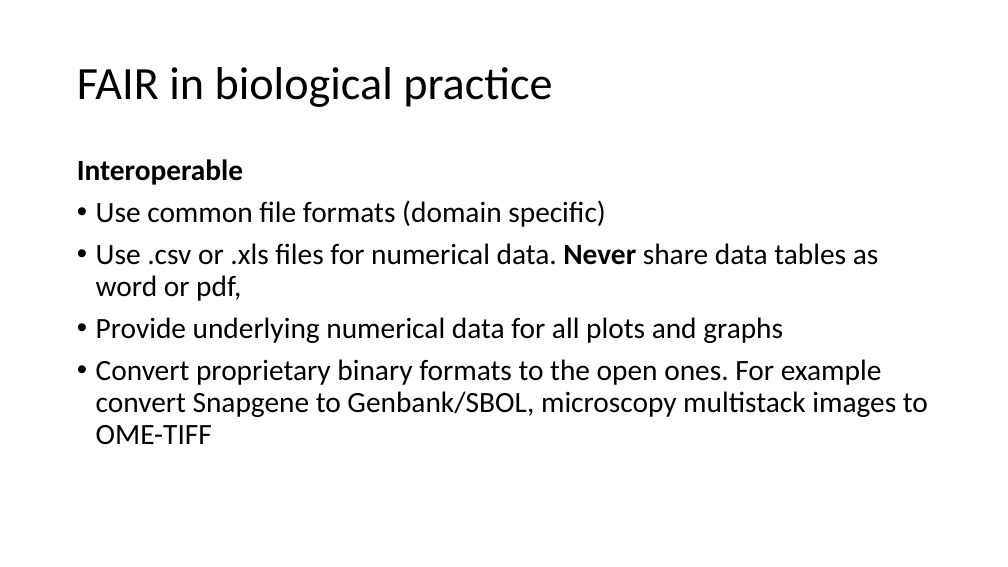
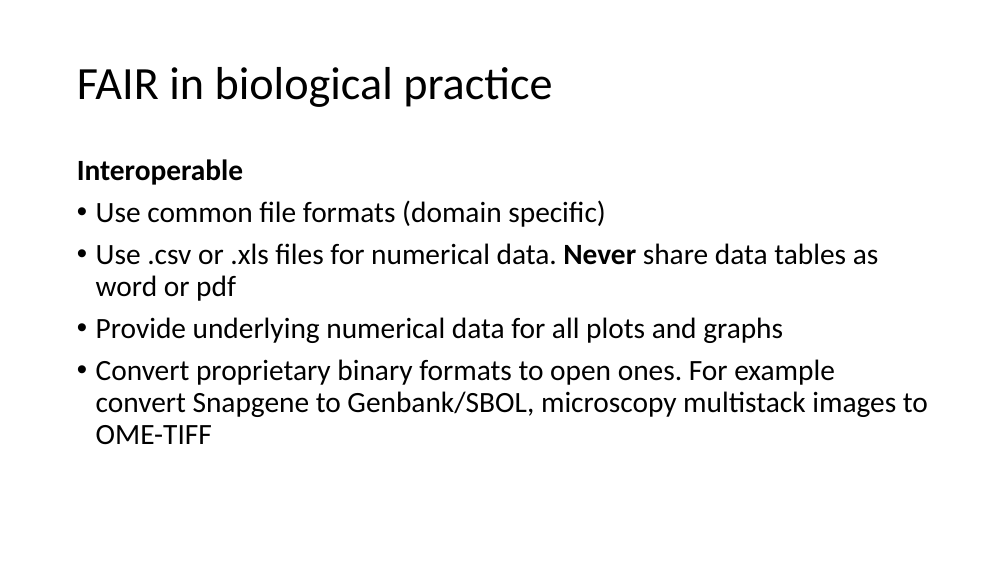
Before and after one commit to tobyhodges/solid-waddle, a slide deck: slide 12 of instructors/Being_FAIR_Episode.pptx. Drawn at 1008x567 pixels with LibreOffice and Linux fonts; fonts in the diff are those of the drawing. Boxes give left, top, right and bottom in pixels: in the first picture for what was removed or moved away, otherwise in the second. Text is boxed around its words. In the diff, an @@ line names an element or a change of style, - is before the commit and + after.

```diff
--- a/instructors/Being_FAIR_Episode.pptx
+++ b/instructors/Being_FAIR_Episode.pptx
@@ text at (96,243,879,301): text changed @@
-• Use .csv or .xls files for numerical data. Never share data tables as word or pdf,
+• Use .csv or .xls files for numerical data. Never share data tables as word or pdf
@@ text at (96,359,928,445): text changed @@
-• Convert proprietary binary formats to the open ones. For example convert Snapgene to Genbank/SBOL, microscopy multistack images to OME-TIFF
+• Convert proprietary binary formats to open ones. For example convert Snapgene to Genbank/SBOL, microscopy multistack images to OME-TIFF
```
Also in this commit, not shown: 5 other slides changed, 6 other files.
